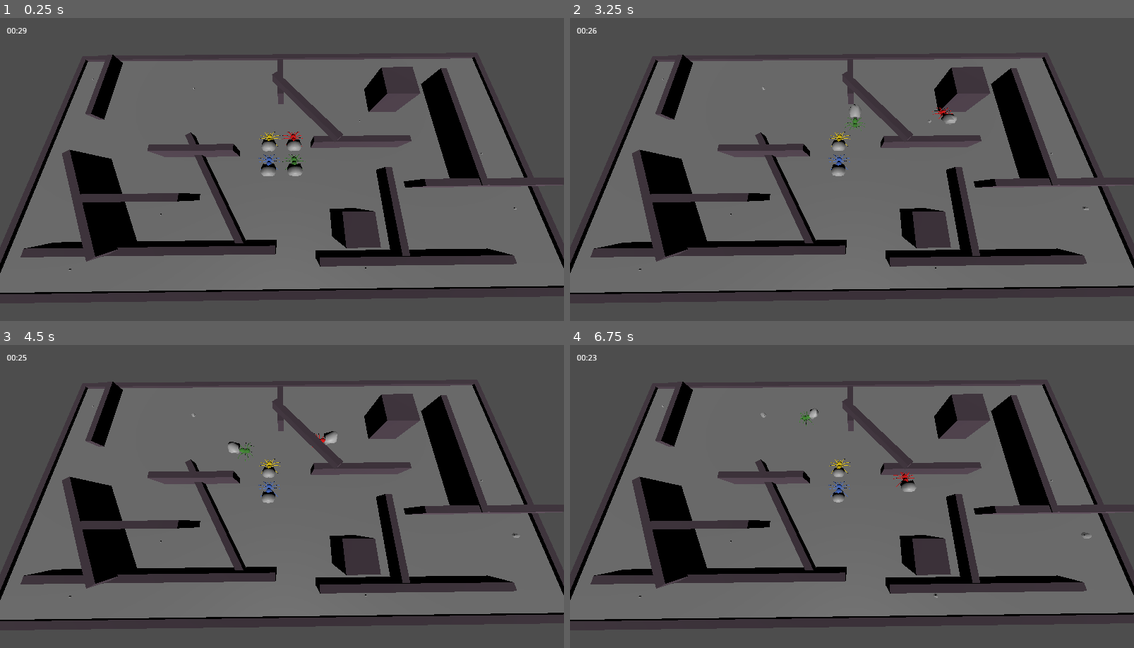
Above: before the commit, frames 1-4 (two rows, left to right).
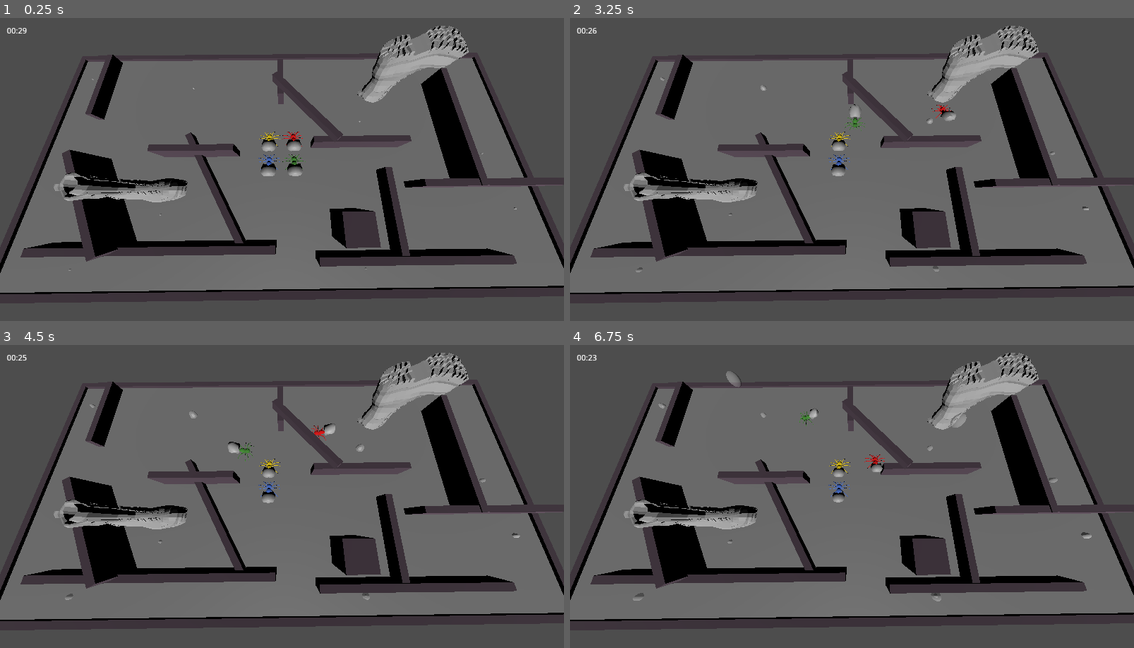
Above: after the commit, the same moments.

Repository: justfordoener/ggj_2025
Game: Godot game, scene res://scenes/level_test.tscn
Same seed, same stepped clock (60 frames per second), same inputs: the game is played once before the commit and once after it.
Inputs:
- Up to frame 1 (0.25 s): no input
- Up to frame 2 (3.25 s): tap Enter at 0.5 s; hold D (move_right) 0.53-1.28 s; hold F 0.53-1.28 s; hold S (move_down) 1.28-2.03 s; tap H at 1.35 s; tap Space at 2 s; hold D (move_right) 2.03-2.78 s; hold T 2.03-2.78 s; hold W (move_up) from 2.78 s (still down); tap G at 2.85 s
- Up to frame 3 (4.5 s): release W (move_up) at 3.53 s; hold F 3.53-4.28 s; hold A (move_left) from 3.53 s (still down); tap H at 4.35 s
- Up to frame 4 (6.75 s): release A (move_left) at 5.03 s; hold S (move_down) 5.03-5.78 s; hold T 5.03-5.78 s; hold D (move_right) 5.78-6.53 s; tap G at 5.85 s; hold W (move_up) from 6.53 s (still down); hold F from 6.53 s (still down)

The runs differ from the first frame. In frame 1, 4.1% of the frame differs, in the area x 9-92%, y 2-84%; in frame 2, 4.3%; in frame 3, 4.4%; in frame 4, 4.5%, in the area x 9-93%, y 2-85%.

Commit message:
shoe added

Diff:
--- a/scenes/level_test.tscn
+++ b/scenes/level_test.tscn
@@ -6,6 +6,7 @@
 [ext_resource type="PackedScene" path="res://scenes/spider_4.tscn" id="5_aehma"]
 [ext_resource type="PackedScene" path="res://scenes/timer.tscn" id="6_o1v6f"]
 [ext_resource type="PackedScene" uid="uid://sdmlr3kuybxu" path="res://scenes/obstacle.tscn" id="7_d4kxs"]
+[ext_resource type="PackedScene" uid="uid://ot2g83xcslup" path="res://scenes/obstacle_shoe.tscn" id="7_n5dtx"]
 [ext_resource type="PackedScene" uid="uid://ceipxs5377pau" path="res://scenes/spawner.tscn" id="8_aprab"]
 [ext_resource type="PackedScene" uid="uid://nn6kq63s4w8e" path="res://scenes/bubble_spawn_point.tscn" id="9_xtpyf"]
 
@@ -79,12 +80,6 @@
 [node name="obstacle8" parent="obstacles" instance=ExtResource("7_d4kxs")]
 transform = Transform3D(4.00493, 0, 0, 0, -1.72967, 0, 0, 0, 0.20221, 5.94995, -0.356434, 1.1693)
 
-[node name="obstacle9" parent="obstacles" instance=ExtResource("7_d4kxs")]
-transform = Transform3D(1, 0, 0, 0, 1, 0, 0, 0, 1, 3.71253, 0.216251, -2.01473)
-
-[node name="obstacle10" parent="obstacles" instance=ExtResource("7_d4kxs")]
-transform = Transform3D(2.56425, 0, 0, 0, 1, 0, 0, 0, 0.2, -3.87134, 0.216251, 1.49648)
-
 [node name="obstacle11" parent="obstacles" instance=ExtResource("7_d4kxs")]
 transform = Transform3D(0.173205, 0, 2, 0, 1, 0, -0.1, 0, 3.4641, -2.11378, -0.307754, 1.15846)
 
@@ -96,6 +91,12 @@
 
 [node name="obstacle14" parent="obstacles" instance=ExtResource("7_d4kxs")]
 transform = Transform3D(0.8, 0, 0, 0, 0.8, 0, 0, 0, 0.8, 1.86974, 0.300866, 2.28676)
+
+[node name="shoe2" parent="obstacles" instance=ExtResource("7_n5dtx")]
+transform = Transform3D(-0.0230538, 0.116293, 0.992947, 0, -0.993211, 0.116324, 0.999734, 0.00268171, 0.0228973, 3.20037, 1.04514, -2.35232)
+
+[node name="shoe1" parent="obstacles" instance=ExtResource("7_n5dtx")]
+transform = Transform3D(-0.0169987, 0, 0.999856, 0, 1, 0, -0.999856, 0, -0.0169987, -4.4812, 0.216251, 1.45101)
 
 [node name="obstacle15" parent="obstacles" instance=ExtResource("7_d4kxs")]
 transform = Transform3D(-0.2, 0, -3.92589e-07, 0, 1, 0, 3.01992e-08, 0, -2.6, -6.52925, -0.232561, -2.60491)
--- /dev/null
+++ b/scenes/obstacle_shoe.tscn
@@ -0,0 +1,24 @@
+[gd_scene load_steps=4 format=3 uid="uid://ot2g83xcslup"]
+
+[ext_resource type="PackedScene" uid="uid://cah3le1m02vpg" path="res://textures/Boot.fbx" id="1_2yq8y"]
+
+[sub_resource type="BoxShape3D" id="BoxShape3D_qs2ch"]
+size = Vector3(0.578125, 0.674866, 1.92767)
+
+[sub_resource type="BoxShape3D" id="BoxShape3D_wv8f1"]
+size = Vector3(1, 1, 0.692261)
+
+[node name="obstacle" type="StaticBody3D"]
+transform = Transform3D(1, 0, 0, 0, 1, 0, 0, 0, 1, -0.011177, 0.216251, 5.96046e-08)
+collision_mask = 0
+
+[node name="lower_collision" type="CollisionShape3D" parent="."]
+transform = Transform3D(1, 0, 0, 0, 1, 0, 0, 0, 1, 0.210938, -0.162567, 0.479553)
+shape = SubResource("BoxShape3D_qs2ch")
+
+[node name="Boot" parent="." instance=ExtResource("1_2yq8y")]
+transform = Transform3D(1, 0, 0, 0, 1, 0, 0, 0, 1, 0.158969, -0.418377, 0.5)
+
+[node name="upper_collision" type="CollisionShape3D" parent="."]
+transform = Transform3D(1, 0, 0, 0, 1, 0, 0, 0, 1, 0, 0.573757, 0.0067749)
+shape = SubResource("BoxShape3D_wv8f1")
--- a/scripts/bubble.gd
+++ b/scripts/bubble.gd
@@ -18,7 +18,7 @@
 	timer.wait_time = time_to_pop
 	timer.one_shot = true
 	scale = Vector3.ONE * start_scale			# small starting bubble
-	await get_tree().create_timer(cooldown).timeout
+	# await get_tree().create_timer(cooldown).timeout
 	has_spawned = true
 	# bubble style
 	var bubble = $MeshInstance3D
Not shown: 1 places in scenes/level_test.tscn that only renumber resources
Binary file added: textures/Boot.fbx
Not shown, added: textures/Boot.fbx.import
